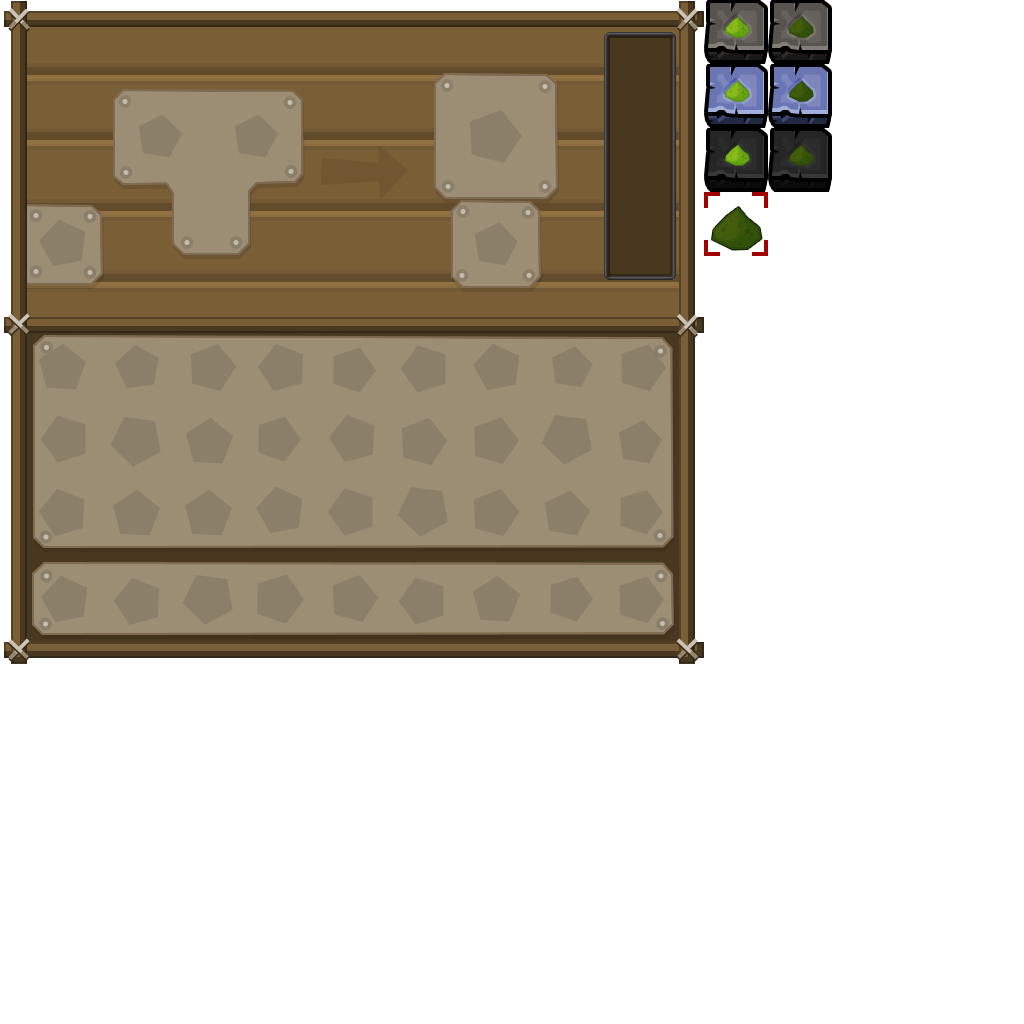
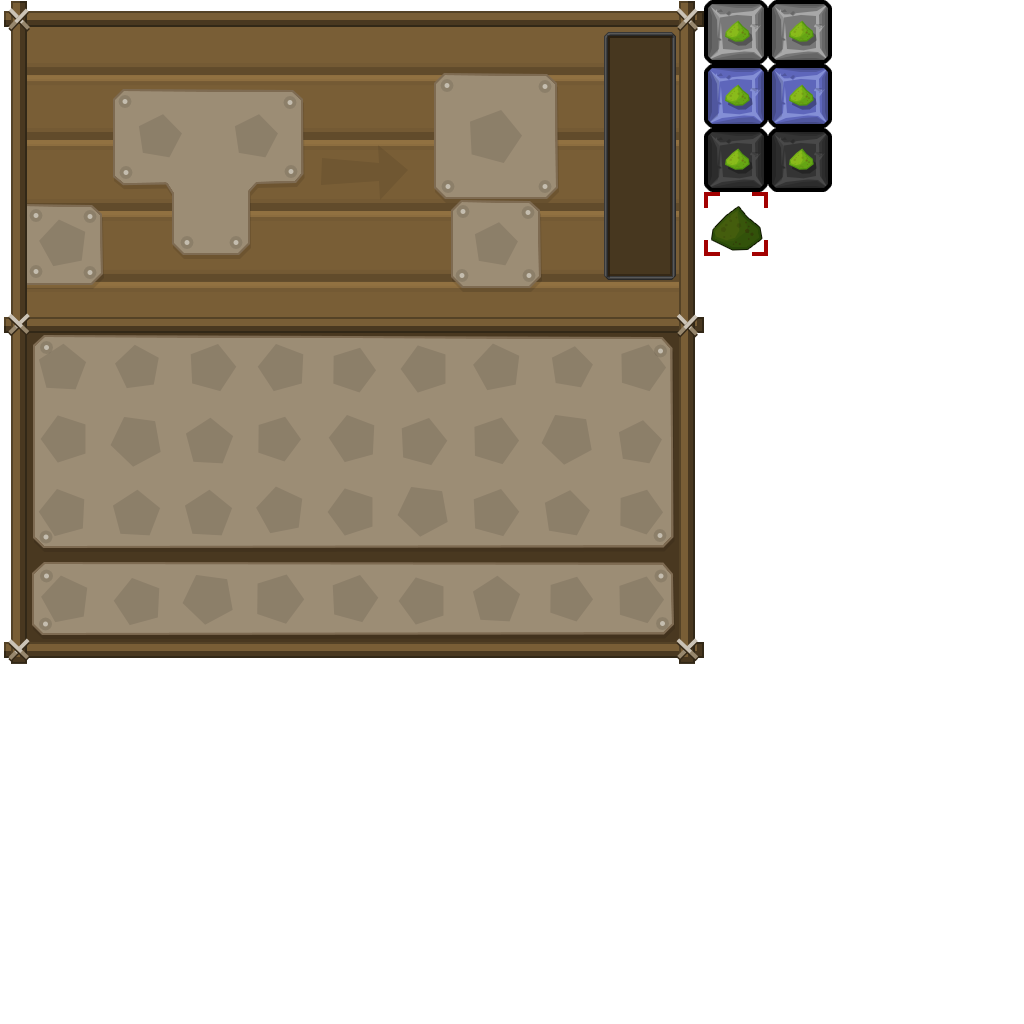
Before/after of a 1024 × 1024 layered artwork. What changed in the layer stack:
removed group "Off copy" (3 layers) from group "buttons" over [772, 3, 831, 64]
removed layer "Forme 5 copie 9" (1st of 6, in "buttons" › "Off copy") from group "Off copy" over [772, 3, 831, 64]
removed group "Hover copy" (3 layers) from group "buttons" over [772, 67, 831, 128]
removed layer "Forme 5 copie 9" (2nd of 6, in "buttons" › "Hover copy") from group "Hover copy" over [772, 67, 831, 128]
removed group "Disabled copy" (3 layers) from group "buttons" over [772, 131, 831, 192]
removed layer "Forme 5 copie 9" (3rd of 6, in "buttons" › "Disabled copy") from group "Disabled copy" over [772, 131, 831, 192]
removed group "Off" (3 layers) from group "buttons" over [708, 3, 767, 64]
removed layer "Forme 5 copie 9" (4th of 6, in "buttons" › "Off") from group "Off" over [708, 3, 767, 64]
removed group "Hover" (3 layers) from group "buttons" over [708, 67, 767, 128]
removed layer "Forme 5 copie 9" (5th of 6, in "buttons" › "Hover") from group "Hover" over [708, 67, 767, 128]
removed group "Disabled" (3 layers) from group "buttons" over [708, 131, 767, 192]
removed layer "Forme 5 copie 9" (6th of 6, in "buttons" › "Disabled") from group "Disabled" over [708, 131, 767, 192]
added group "blank copy" with 15 layers in group "buttons" over [772, 4, 828, 188]
added group "button small normal" (1st of 2, in "buttons" › "blank copy") with 4 layers in group "blank copy" over [772, 4, 828, 60]
added layer "Shape 7" (1st of 6, in "buttons" › "blank copy" › "button small normal") (15%) in group "button small normal" over [772, 4, 828, 60]
added layer "Shape 6" (1st of 6, in "buttons" › "blank copy" › "button small normal") (multiply, 15%) in group "button small normal" over [772, 4, 828, 60]
added group "blank" with 15 layers in group "buttons" over [708, 4, 764, 188]
…and 63 more changes (27 added, 24 moved_by, 12 removed)
